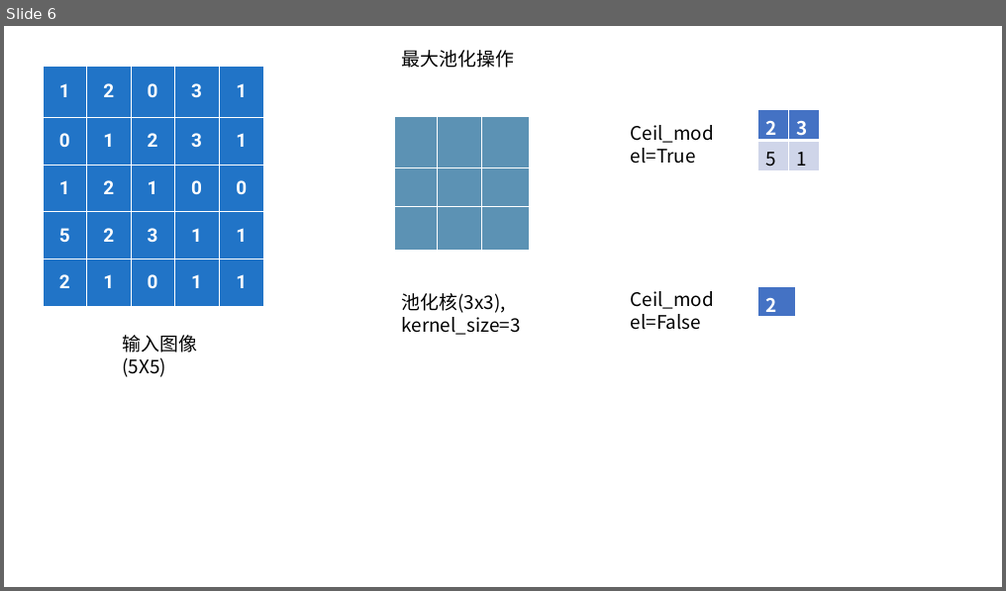
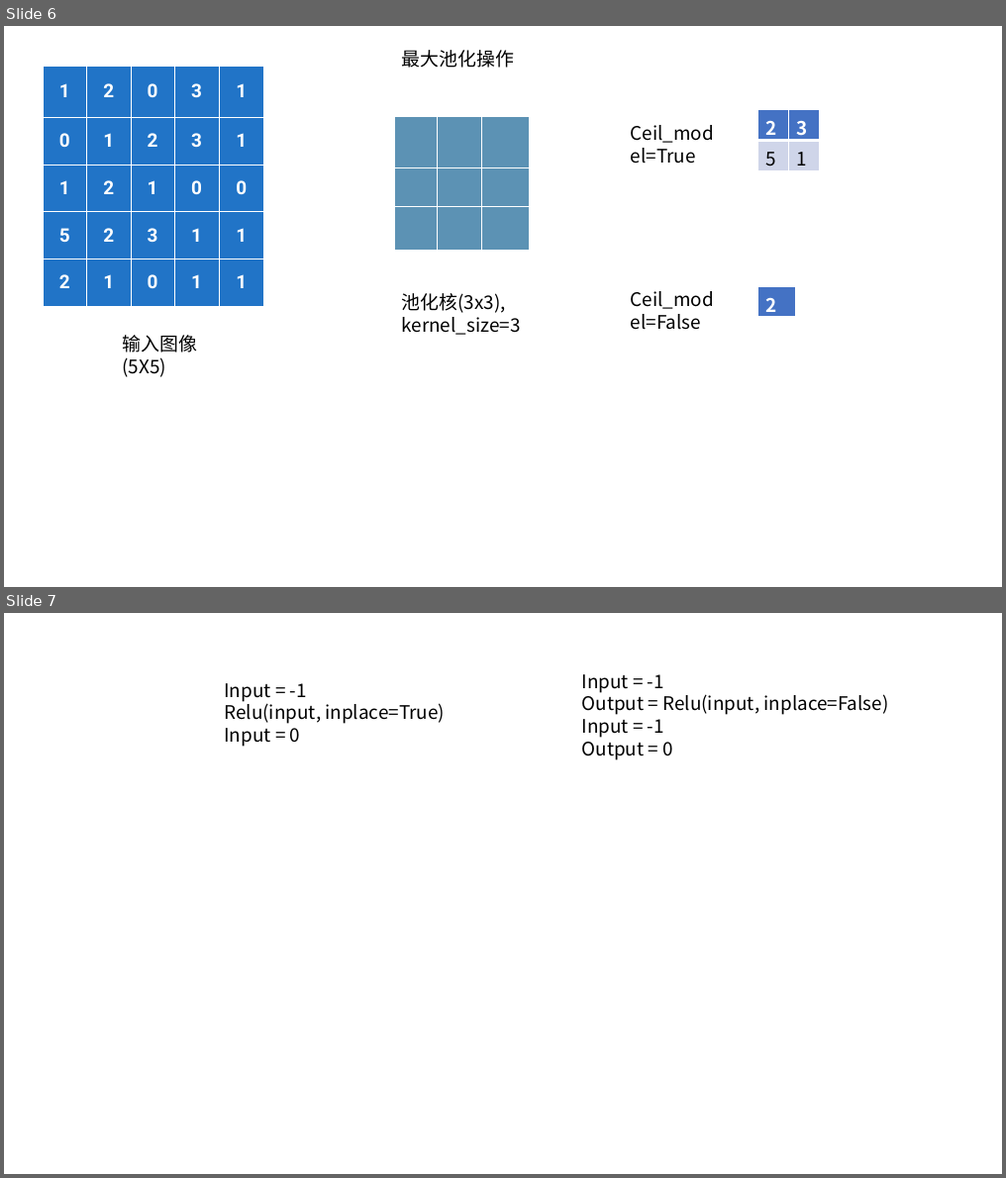
Before and after one commit to xiaotudui/pytorch-tutorial, a slide deck: notes/演示.pptx. Shown one above the other, each under a label of ours: slide 6 before the commit, slides 6 and 7 after it. The pictures are 1006x591 and 1006x1178 pixels, drawn with LibreOffice and Linux fonts; fonts in the diff are those of the drawing. Boxes give left, top, right and bottom in pixels: in the first picture for what was removed or moved away, otherwise in the second. Text is boxed around its words. In the diff, an @@ line names an element or a change of style, - is before the commit and + after.

```diff
--- a/notes/演示.pptx
+++ b/notes/演示.pptx
@@ slide 7 added at box(4, 613, 1002, 1174), background #FFFFFF @@
@@ text added at box(224, 683, 445, 747), 18 pt, text #000000 @@
+Input = -1
+Relu(input, inplace=True)
+Input = 0
@@ text added at box(582, 674, 889, 761), 18 pt, text #000000 @@
+Input = -1
+Output = Relu(input, inplace=False)
+Input = -1
+Output = 0
```
Also in this commit, not shown: 3 other slides added, 4 other files.
